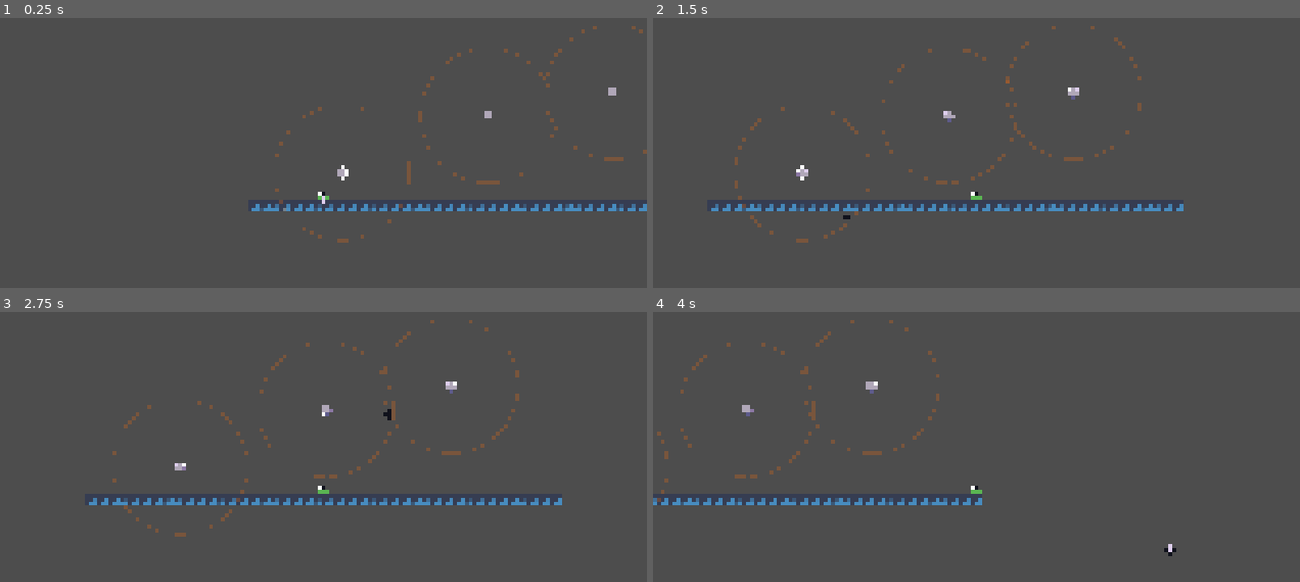
Above: before the commit, frames 1-4 (two rows, left to right).
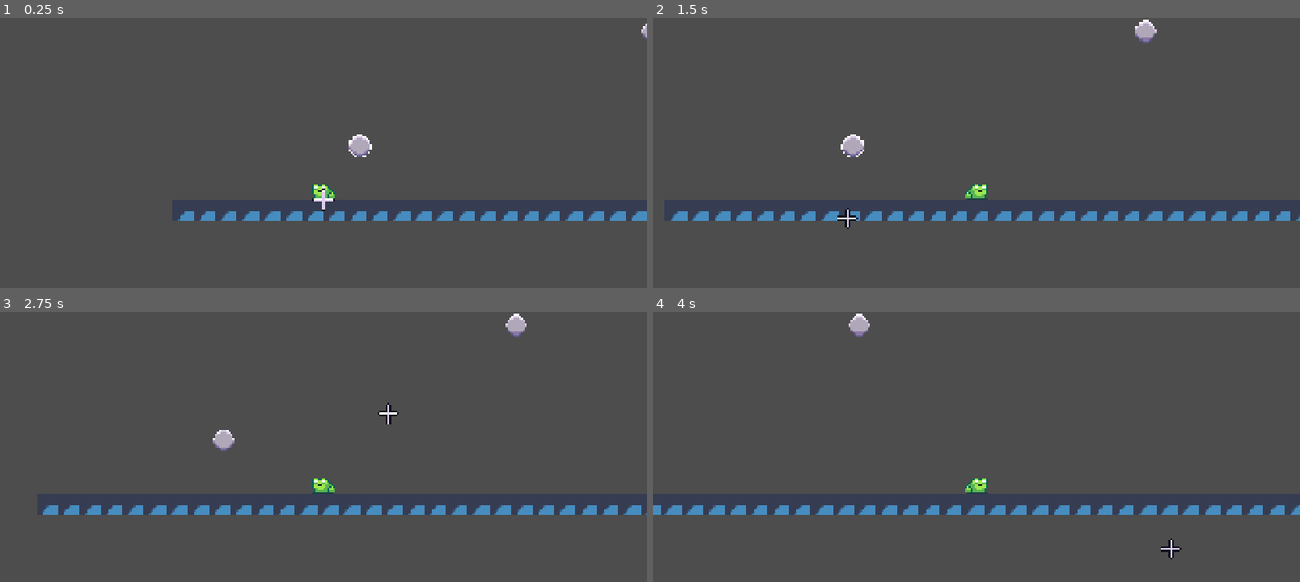
Above: after the commit, the same moments.

Repository: MadAvidCoder/Spin-phibian
Game: Godot game, scene res://scenes/main.tscn
The game is run twice, just before and just after one commit, with the same random seed, the same clock (stepped at 60 frames per second) and the same inputs. The engine's default icon, where the game draws it, is replaced by a stand-in: a white triangle on a blue panel in a dark square.
Inputs (mouse positions are in pixels of both pictures, inside the frame that each line leads up to):
- Up to frame 1 (0.25 s): no input
- Up to frame 2 (1.5 s): tap Enter at 0.5 s; move the mouse to (1118, 182) at 0.52 s; hold D (right) from 0.53 s (still down); click (1118, 182) at 0.6 s; move the mouse to (847, 217) at 1.27 s; click (847, 217) at 1.35 s
- Up to frame 3 (2.75 s): move the mouse to (388, 414) at 2.02 s; release D (right) at 2.03 s; hold A (left) from 2.03 s (still down); click (388, 414) at 2.1 s
- Up to frame 4 (4 s): move the mouse to (944, 565) at 2.77 s; release A (left) at 2.78 s; hold D (right) from 2.78 s (still down); click (944, 565) at 2.85 s; move the mouse to (1170, 549) at 3.52 s; click (1170, 549) at 3.6 s

The runs differ from the first frame. In frame 1, 3.8% of the frame differs, in the area x 27-100%, y 2-84%; in frame 2, 4.9%, in the area x 2-100%, y 0-84%; in frame 3, 4.8%; in frame 4, 4.1%.

Commit message:
physics working somewhat

Diff:
--- a/src/cursor.gd
+++ b/src/cursor.gd
@@ -8,7 +8,7 @@
 	Input.mouse_mode = Input.MOUSE_MODE_HIDDEN
 
 func _process(delta: float) -> void:
-	global_position = get_global_mouse_position()
+	global_position = lerp(global_position, get_global_mouse_position(), 1)
 
 	closest_overlapping_anchor = null
 	var min_distance = 10000
--- a/src/project.godot
+++ b/src/project.godot
@@ -17,8 +17,8 @@
 
 [display]
 
-window/size/viewport_width=3840
-window/size/viewport_height=2160
+window/size/viewport_width=1920
+window/size/viewport_height=1080
 window/stretch/mode="canvas_items"
 window/stretch/aspect="expand"
 
--- a/src/scenes/frog.tscn
+++ b/src/scenes/frog.tscn
@@ -71,3 +71,4 @@
 
 [node name="Camera2D" type="Camera2D" parent="." unique_id=1195909772]
 zoom = Vector2(4, 4)
+position_smoothing_speed = 8.0
--- a/src/scenes/main.tscn
+++ b/src/scenes/main.tscn
@@ -142,10 +142,6 @@
 
 [node name="Node2D" type="Node2D" unique_id=1309191250]
 
-[node name="Frog" parent="." unique_id=1809645032 instance=ExtResource("1_o5qli")]
-unique_name_in_owner = true
-position = Vector2(368, 455)
-
 [node name="TileMapLayer" type="TileMapLayer" parent="." unique_id=646166360]
 position = Vector2(576, 324)
 tile_map_data = PackedByteArray("AADs/woAAAABAAEAAADt/woAAAABAAEAAADu/woAAAABAAEAAADv/woAAAABAAEAAADw/woAAAABAAEAAADx/w …(912 unchanged characters)…
@@ -161,3 +157,7 @@
 
 [node name="Anchor3" parent="." unique_id=742233398 instance=ExtResource("3_sugp2")]
 position = Vector2(797, 324)
+
+[node name="Frog" parent="." unique_id=1809645032 instance=ExtResource("1_o5qli")]
+unique_name_in_owner = true
+position = Vector2(368, 455)
--- a/src/scripts/base_anchor.gd
+++ b/src/scripts/base_anchor.gd
@@ -20,7 +20,10 @@
 
 func _process(delta):
 	if cursor.closest_overlapping_anchor == self and frog.state != frog.States.GRAPPLED:
-		mat.set_shader_parameter("outline_color", Color(1, 1, 1, 1))
+		if position.distance_to(frog.position) <= frog.pull_dist:
+			mat.set_shader_parameter("outline_color", Color(1, 1, 1, 1))
+		else:
+			mat.set_shader_parameter("outline_color", Color(0.8, 0.8, 0.8, 0.5))
 	else:
 		mat.set_shader_parameter("outline_color", Color(0, 0, 0, 0))
 
--- a/src/scripts/frog.gd
+++ b/src/scripts/frog.gd
@@ -11,9 +11,10 @@
 @export_category("Grappling")
 @export var pull_strength: float = 600.0
 @export var max_pull_speed: float = 450.0
-@export var angular_speed: float = 12.0
-@export var pull_dist: float = 200.0
-
+@export var angular_speed: float = 200
+@export var pull_dist: float = 300.0
+@export var radial_speed: float = 50
+@export var radial_tolerance: float = 5
 var angle: float = 0.0
 
 
@@ -22,7 +23,7 @@
 @export_category("Platforming")
 @export var gravity: Vector2 = Vector2(0, 50)
 
-const SPEED: float = 300.0
+const SPEED: float = 200
 @onready var sprite: AnimatedSprite2D = $Sprite
 
 func _physics_process(delta: float) -> void:
@@ -31,7 +32,7 @@
 
 func on_anchor_clicked(targ_anchor: Anchor):
 	if state == States.GROUND or state == States.AIR:
-		if targ_anchor.global_position.distance_to(global_position) <= targ_anchor.orbit_radius + pull_dist:
+		if targ_anchor.global_position.distance_to(global_position) <= pull_dist:
 			anchor = targ_anchor
 			print(anchor.global_position)
 			change_state(States.GRAPPLED)
@@ -58,17 +59,31 @@
 func process_state(delta: float):
 	match state:
 		States.AIR:
-			var input_direction = Input.get_axis("left", "right")
 			velocity += gravity
 			if is_on_floor():
 				change_state(States.GROUND)
 
 		States.GROUND:
 			var input_direction = Input.get_axis("left", "right")
+			if input_direction == 1:
+				sprite.flip_h = true
+			elif input_direction == -1:
+				sprite.flip_h = false
 			velocity.x = input_direction * SPEED
 
 			if not is_on_floor():
 				change_state(States.AIR)
 
 		States.GRAPPLED:
-			pass
+			var offset = anchor.global_position - global_position
+			var dir = offset.normalized()
+
+			var dist = offset.length()
+			var radial_vel = Vector2.ZERO
+			if abs(dist - anchor.orbit_radius) > radial_tolerance:
+				print(dist)
+				radial_vel = (offset / sign(dist - anchor.orbit_radius))
+
+			var tang_vel = Vector2(-dir.y, dir.x) * -angular_speed
+
+			velocity = (radial_vel + tang_vel)
--- a/src/scripts/orbit_radius.gd
+++ b/src/scripts/orbit_radius.gd
@@ -8,10 +8,10 @@
 
 
 func _draw():
-	#if Engine.is_editor_hint():
+	if Engine.is_editor_hint():
 		var radius = $"..".orbit_radius
 		draw_circle(Vector2.ZERO, radius, Color(0.878, 0.404, 0.078, 0.3), false, 1.5)
 
 func _process(_delta: float) -> void:
-	#if Engine.is_editor_hint():
+	if Engine.is_editor_hint():
 		queue_redraw()
Not shown, removed: aseprite/basic anchor.aseprite
Not shown, changed: aseprite/frog.aseprite
Not shown, changed: aseprite/magma anchor.aseprite
